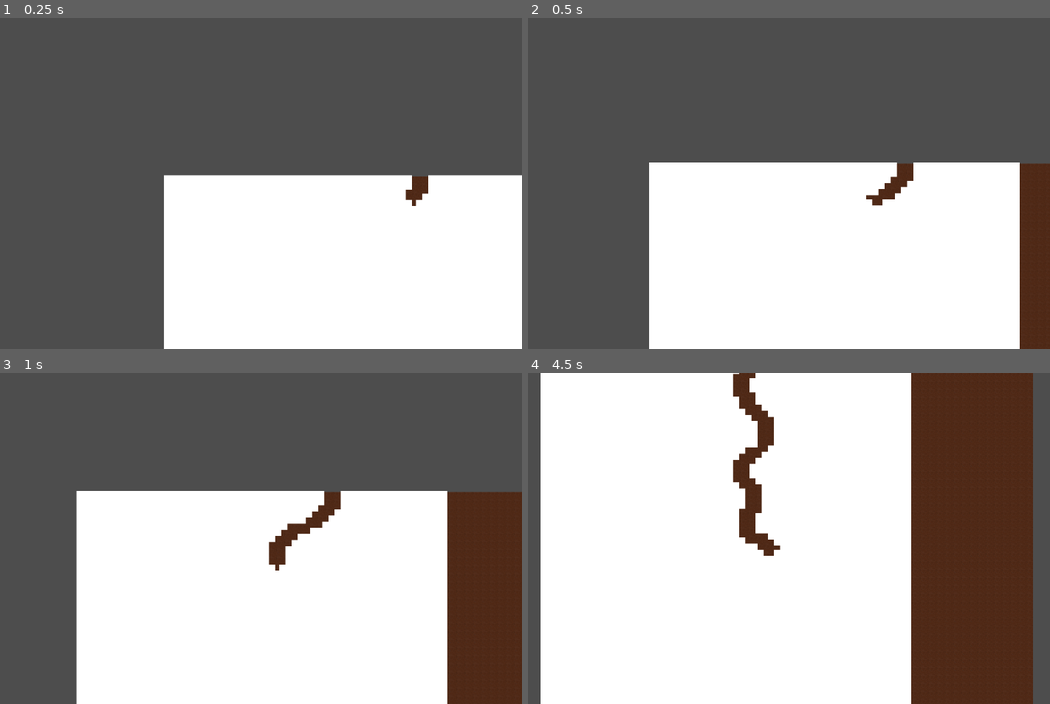
Above: before the commit, frames 1-4 (two rows, left to right).
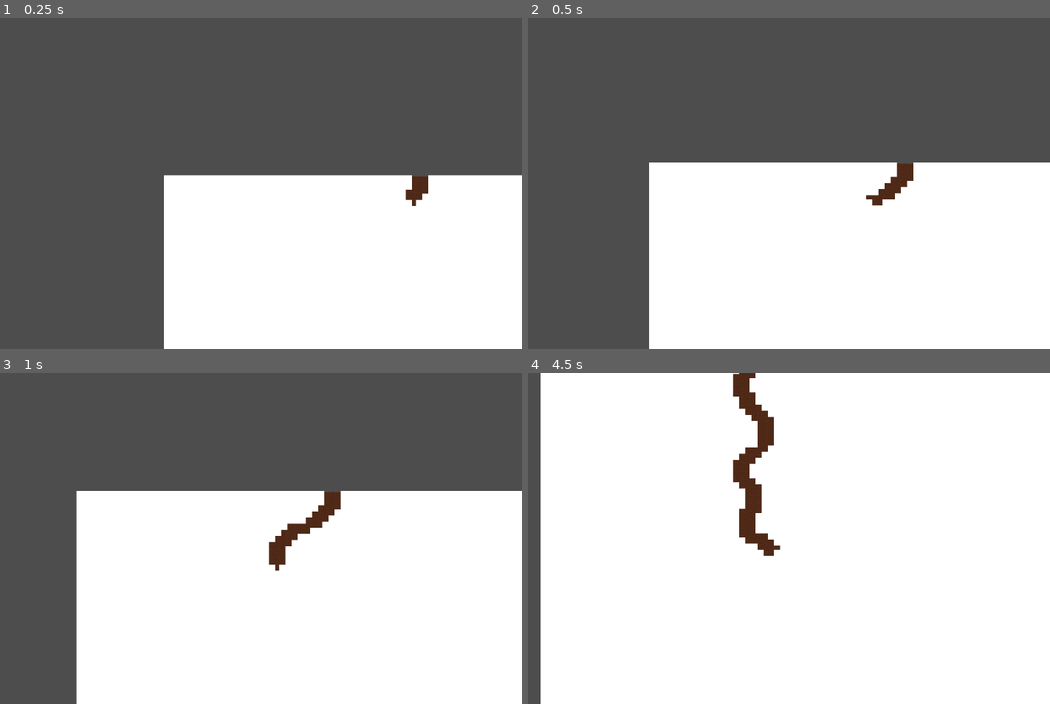
Above: after the commit, the same moments.

Repository: F1ejm/Bratislava_GameJam
Game: Godot game, scene res://Main/Main.tscn
The game is run twice, just before and just after one commit, with the same random seed, the same clock (stepped at 60 frames per second) and the same inputs.
Inputs (mouse positions are in pixels of both pictures, inside the frame that each line leads up to):
- Up to frame 1 (0.25 s): no input
- Up to frame 2 (0.5 s): no input
- Up to frame 3 (1 s): move the mouse to (354, 521) at 0.52 s
- Up to frame 4 (4.5 s): move the mouse to (637, 555) at 1.27 s; move the mouse to (815, 465) at 2.02 s; move the mouse to (726, 604) at 2.77 s; move the mouse to (929, 588) at 3.52 s; move the mouse to (580, 488) at 4.27 s

Frame 1 is identical in both runs. In frame 2, 3.3% of the frame differs, in the area x 94-100%, y 43-100%; in frame 3, 9.3%; in frame 4, 27%, in the area x 73-100%, y 0-100%.

Commit message:
change in width of trail

Diff:
--- a/background/Trails/Trail.gd
+++ b/background/Trails/Trail.gd
@@ -5,8 +5,9 @@
 @export var tile :TileMap
 @export var player : CharacterBody2D
 
+# 2:3
 var hight:=  60
-var width:= 60
+var width:= 90
 
 func _process(delta: float) -> void:
 	for h in hight:
